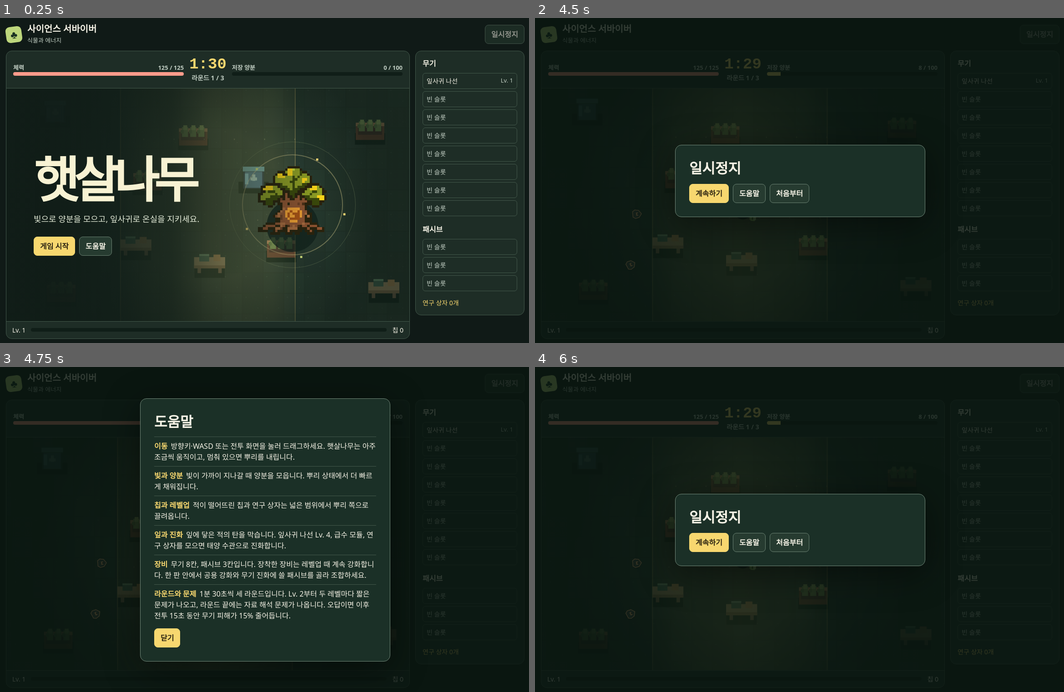
Above: before the commit, frames 1-4 (two rows, left to right).
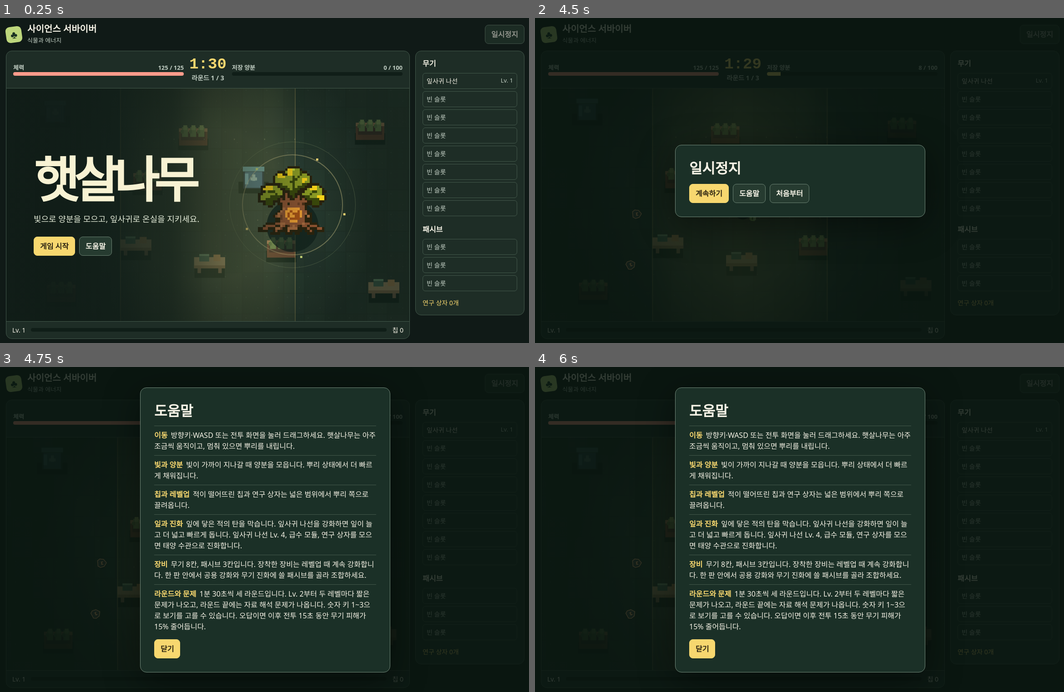
Above: after the commit, the same moments.

Repository: DynaSpera/science-survivor-play
Game: browser game, page index.html
Two runs of this game, one before a commit and one after it. Both use one fixed random seed, a clock stepped at 60 frames per second and the inputs below.
Inputs (mouse positions are in pixels of both pictures, inside the frame that each line leads up to):
- Up to frame 1 (0.25 s): no input
- Up to frame 2 (4.5 s): click "게임 시작" at 0.27 s; hold Right 1.03-1.53 s; click (741, 229) at 1.07 s; tap Space every 0.5 s from 1.1 to 4.1 s; hold Down 1.58-1.85 s; click (661, 180) at 1.67 s; hold Left 1.9-2.47 s; click "일시정지" at 2.02 s; click (825, 170) at 2.27 s; hold Up 2.52-2.82 s; click (804, 252) at 2.87 s; hold Right 2.87-3.53 s; click (640, 261) at 3.47 s; hold Up 3.58-3.82 s; hold Left 3.87-4.3 s; click (741, 157) at 4.07 s; hold Down from 4.35 s (still down)
- Up to frame 3 (4.75 s): click "도움말" at 4.52 s; tap Space at 4.6 s; click (327, 565) at 4.67 s; release Down at 4.68 s; hold Right from 4.73 s (still down)
- Up to frame 4 (6 s): tap Space at 5.1, 5.6 s; release Right at 5.23 s; click (619, 552) at 5.27 s; hold Down 5.28-5.55 s; hold Left from 5.6 s (still down); click (704, 636) at 5.87 s

Frames 1-2 are identical in both runs. In frame 3, 8.3% of the frame differs, in the area x 26-74%, y 6-94%; in frame 4, 11%.

Commit message:
퀴즈 숫자 키와 잎사귀 나선 성장 추가

Diff:
--- a/index.html
+++ b/index.html
@@ -149,6 +149,13 @@
 const MAX_WEAPON_LEVEL = 4;
 const WEAPON_SLOTS = 8;
 const PASSIVE_SLOTS = 3;
+const LEAF_BASE_ANGULAR_SPEED = 2.9;
+const LEAF_LEVEL_STATS = [
+  {count:3,radius:37,rotationPercent:100},
+  {count:4,radius:42,rotationPercent:112},
+  {count:5,radius:47,rotationPercent:124},
+  {count:6,radius:52,rotationPercent:136}
+];
 // 햇살나무는 일반 캐릭터 이동 속도의 10%, 기본 회수 반경의 4배로 시작한다.
 const NORMAL_MOVE = 180;
 const NORMAL_PICKUP = 77;
@@ -373,9 +380,9 @@
     ["이동","방향키·WASD 또는 전투 화면을 눌러 드래그하세요. 햇살나무는 아주 조금씩 움직이고, 멈춰 있으면 뿌리를 내립니다."],
     ["빛과 양분","빛이 가까이 지나갈 때 양분을 모읍니다. 뿌리 상태에서 더 빠르게 채워집니다."],
     ["칩과 레벨업","적이 떨어뜨린 칩과 연구 상자는 넓은 범위에서 뿌리 쪽으로 끌려옵니다."],
-    ["잎과 진화","잎에 닿은 적의 탄을 막습니다. 잎사귀 나선 Lv. 4, 급수 모듈, 연구 상자를 모으면 태양 수관으로 진화합니다."],
+    ["잎과 진화","잎에 닿은 적의 탄을 막습니다. 잎사귀 나선을 강화하면 잎이 늘고 더 넓고 빠르게 돕니다. 잎사귀 나선 Lv. 4, 급수 모듈, 연구 상자를 모으면 태양 수관으로 진화합니다."],
     ["장비",`무기 ${WEAPON_SLOTS}칸, 패시브 ${PASSIVE_SLOTS}칸입니다. 장착한 장비는 레벨업 때 계속 강화합니다. 한 판 안에서 공용 강화와 무기 진화에 쓸 패시브를 골라 조합하세요.`],
-    ["라운드와 문제","1분 30초씩 세 라운드입니다. Lv. 2부터 두 레벨마다 짧은 문제가 나오고, 라운드 끝에는 자료 해석 문제가 나옵니다. 오답이면 이후 전투 15초 동안 무기 피해가 15% 줄어듭니다."]
+    ["라운드와 문제","1분 30초씩 세 라운드입니다. Lv. 2부터 두 레벨마다 짧은 문제가 나오고, 라운드 끝에는 자료 해석 문제가 나옵니다. 숫자 키 1~3으로 보기를 고를 수 있습니다. 오답이면 이후 전투 15초 동안 무기 피해가 15% 줄어듭니다."]
   ]){
     const item=add("li","",list);
     add("strong",title,item);
@@ -452,7 +459,11 @@
       const level=isWeapon?(game.weaponSlots[key]?.level||0):passiveLevel(key);
       title=item.name+" · Lv. "+(level+1);
       if(isWeapon){
-        const effect=level===0?item.detail:key==="leaf"?"잎 피해와 회전 반경 증가":"공격 피해 증가 · 공격 간격 단축";
+        let effect=level===0?item.detail:"공격 피해 증가 · 공격 간격 단축";
+        if(key==="leaf" && level>0){
+          const current=LEAF_LEVEL_STATS[level-1], next=LEAF_LEVEL_STATS[level];
+          effect=`잎 ${current.count} → ${next.count}장 · 기본 반경 ${current.radius} → ${next.radius} · 회전 속도 ${current.rotationPercent}% → ${next.rotationPercent}% · 피해 증가`;
+        }
         detail=effect+" · 진화 짝 "+passives[item.passive].name;
       } else {
         detail=item.detail[level]+(key==="water"?" · 태양 수관 진화":"");
@@ -521,9 +532,13 @@
       for(const value of values) add("td",value,row);
     }
   }
-  const cards=shuffled(q.options.map((text,index)=>({text,index}))).map(({text,index})=>({
-    index,node:button(text,()=>answer(index),{style:"choose"})
-  }));
+  const cards=shuffled(q.options.map((text,index)=>({text,index}))).map(({text,index},position)=>{
+    const key=String(position+1);
+    const node=button(`${key}. ${text}`,()=>answer(index),{style:"choose"});
+    node.dataset.quizKey=key;
+    node.setAttribute("aria-keyshortcuts",key);
+    return {index,node};
+  });
   cards[0].node.focus();
   function answer(index) {
     if(state!=="quiz") return;
@@ -863,14 +878,15 @@
 
 function leaves() {
   const p=game.player, weapon=game.weaponSlots.leaf;
+  const stats=LEAF_LEVEL_STATS[weapon.level-1];
   const reach=1+bonus("lens");
-  const radius=(37+(weapon.level-1)*4)*(p.rooted?1.15:1)*(p.rooted&&p.lit?1.2:1);
+  const radius=stats.radius*(p.rooted?1.15:1)*(p.rooted&&p.lit?1.2:1);
   const ring=(count,spread,phase,outer)=>Array.from({length:count},(_,i)=>{
     const angle=phase+i*TAU/count;
     return {...movePoint(p,angle,spread),angle,outer};
   });
   return [
-    ...ring(3,radius*reach,p.angle,false),
+    ...ring(stats.count,radius*reach,p.angle,false),
     ...(weapon.evolved && p.fuel>0?ring(5,(radius+57)*reach,-p.angle*.75,true):[])
   ];
 }
@@ -1136,7 +1152,8 @@
   }
   movePlayer(dt);
   // 네 바퀴마다 초기화하면 3/4 속도로 역회전하는 바깥 잎도 같은 위상으로 이어진다.
-  game.player.angle=(game.player.angle+2.9*dt)%(TAU*4);
+  const rotation=LEAF_LEVEL_STATS[game.weaponSlots.leaf.level-1].rotationPercent/100;
+  game.player.angle=(game.player.angle+LEAF_BASE_ANGULAR_SPEED*rotation*dt)%(TAU*4);
   moveEnemies(dt);
   const orbit=leaves();
   orbitStrike(orbit);
@@ -1573,7 +1590,14 @@
 
 function keyValue(event){return event.key.length===1?event.key.toLowerCase():event.key;}
 window.addEventListener("keydown",event=>{
-  if(state!=="run"||event.ctrlKey||event.altKey||event.metaKey) return;
+  if(event.ctrlKey||event.altKey||event.metaKey) return;
+  if(state==="quiz"){
+    if(event.repeat||event.isComposing||!/^[1-3]$/.test(event.key)) return;
+    const choice=Array.from(content.children).find(node=>node.dataset.quizKey===event.key);
+    if(choice){event.preventDefault();choice.click();}
+    return;
+  }
+  if(state!=="run") return;
   const key=keyValue(event);
   if(key==="Escape"||key==="p"){
     event.preventDefault();
